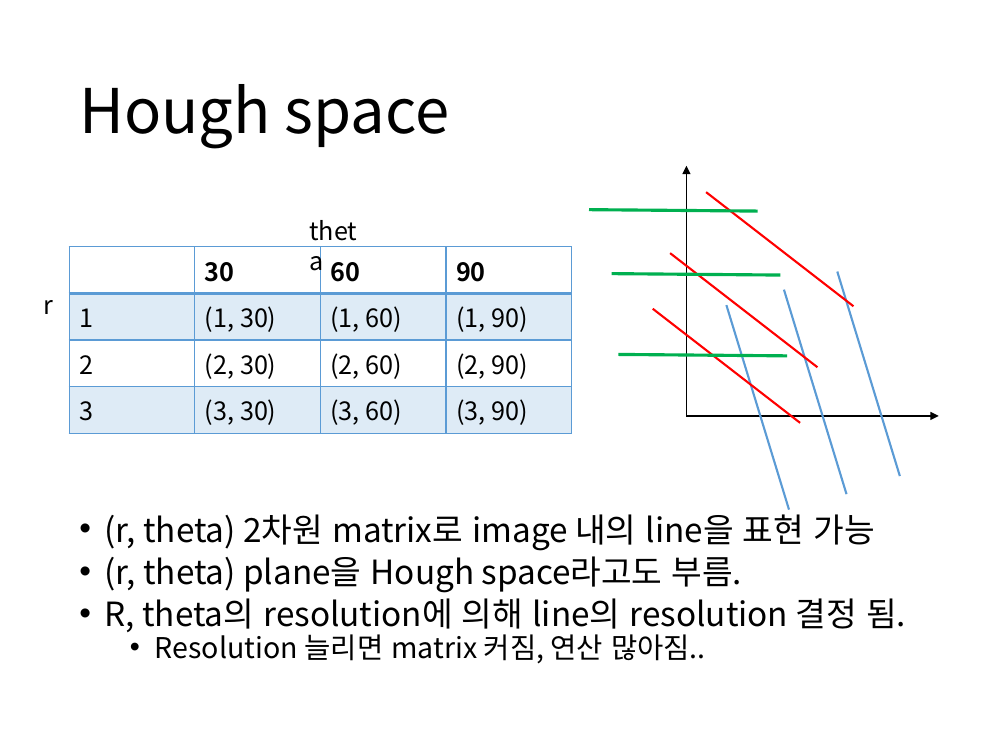
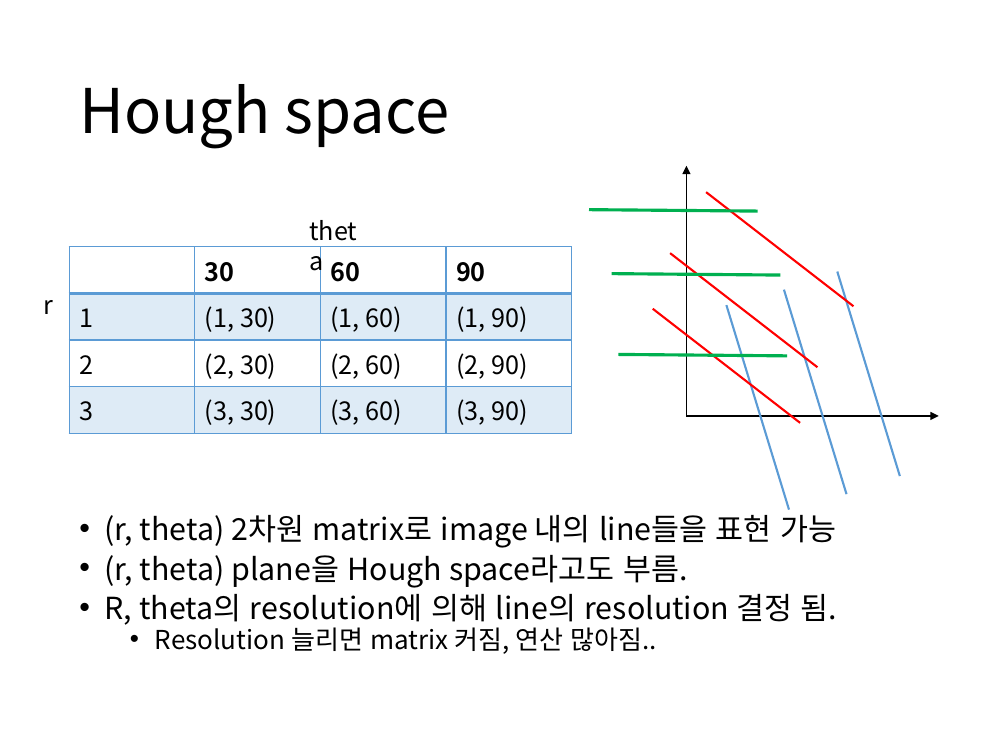
Before and after one commit to boy1089/MyProject, a slide deck: slide 5 of hough transform/hough transform ver1.pptx. Drawn at 1008x756 pixels with LibreOffice and Linux fonts; fonts in the diff are those of the drawing. Boxes give left, top, right and bottom in pixels: in the first picture for what was removed or moved away, otherwise in the second. Text is boxed around its words. In the diff, an @@ line names an element or a change of style, - is before the commit and + after.

Commit message:
hough modified

```diff
--- a/hough transform/hough transform ver1.pptx
+++ b/hough transform/hough transform ver1.pptx
@@ text at box(105, 515, 836, 548): text changed; size 23.8 to 21.7 pt @@
-• (r, theta) 2차원 matrix로 image 내의 line을 표현 가능
+• (r, theta) 2차원 matrix로 image 내의 line들을 표현 가능
@@ text at box(105, 555, 837, 654): size 23.8 to 21.7 pt in "(r, theta) plane을 Hough space라고도 부름.", "R, theta의 resolution에 의해 line의 resolution 결정 ..."; size 20.4 to 18.6 pt in "Resolution 늘리면 matrix 커짐, 연산 많아짐.." @@
```
Also in this commit, not shown: 4 other slides changed, 3 slides added, 3 other files.
